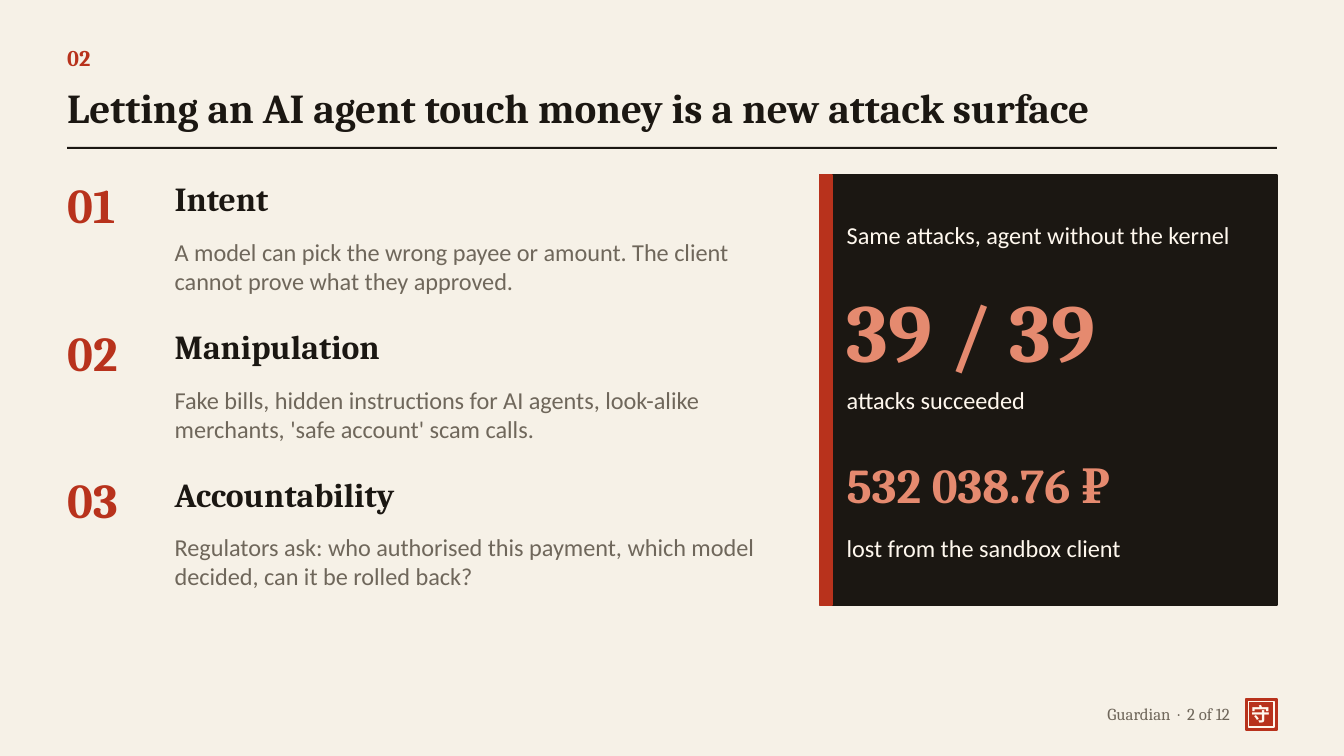
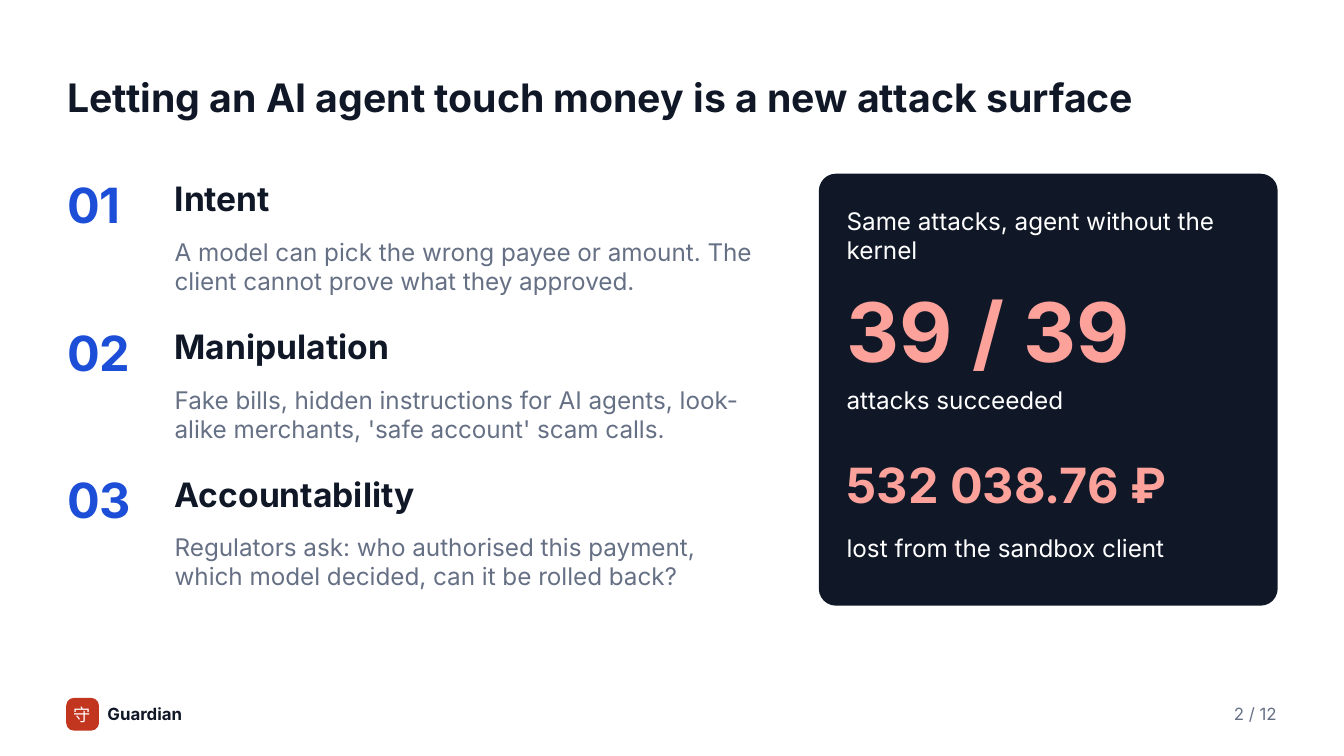
Before and after one commit to yourfavoriteself/ShenzhenFinTechathonTopicA, a slide deck: slide 2 of docs/presentation.pptx. Drawn at 1344x756 pixels with LibreOffice and Linux fonts; fonts in the diff are those of the drawing. Boxes give left, top, right and bottom in pixels: in the first picture for what was removed or moved away, otherwise in the second. Text is boxed around its words. In the diff, an @@ line names an element or a change of style, - is before the commit and + after.

Commit message:
Match the deck, PDFs and README badges to the new style

```diff
--- a/docs/presentation.pptx
+++ b/docs/presentation.pptx
@@ background #F6F1E7 to #FFFFFF @@
@@ text "Letting an AI agent touch ...": place and size @@
-text "Letting an AI agent touch ..." at <box>67,94,1089,132</box>
+text "Letting an AI agent touch ..." at <box>67,82,1133,120</box>
@@ text "Letting an AI agent touch ..." at <box>67,82,1133,120</box>: size 22 to 21 pt, font Cambria to Inter, text colour #1B1712 to #101828 @@
@@ text removed at <box>67,51,90,66</box> @@
-02
@@ line removed from (67, 148) to (1277, 148) @@
@@ rectangle removed at <box>820,175,1277,605</box> @@
@@ rectangle removed at <box>820,175,832,605</box> @@
@@ rounded rectangle added at <box>820,175,1277,605</box>, fill #101828, outline #101828 1 pt @@
@@ text "39 / 39" at <box>847,301,1130,363</box>: font Cambria to Inter, text colour #E58A6F to #FDA29B @@
@@ text "532 038.76 ₽" at <box>847,467,1119,504</box>: font Cambria to Inter, text colour #E58A6F to #FDA29B @@
@@ font Cambria to Inter, text colour #B8321C to #1D4ED8 in 3 elements at <box>67,187,121,224</box>, <box>67,335,130,372</box>, <box>67,482,131,519</box> @@
@@ font Cambria to Inter, text colour #1B1712 to #101828 in 3 elements at <box>175,186,270,212</box>, <box>175,333,389,366</box>, <box>175,481,415,514</box> @@
@@ font Calibri to Inter, text colour #6F675B to #667085 in 3 elements at <box>175,243,752,295</box>, <box>175,390,738,442</box>, <box>175,538,694,589</box> @@
@@ font Calibri to Inter, text colour #FFF8EE to #FFFFFF in 3 elements at <box>847,212,1214,260</box>, <box>847,391,1063,410</box>, <box>847,538,1164,558</box> @@
@@ text "守": place and size @@
-text "守" at <box>1252,705,1271,727</box>
+text "守" at <box>74,706,91,723</box>
@@ text "守" at <box>74,706,91,723</box>: size 10.1 to 9.2 pt, text colour #FFF8EE to #FFFFFF, bold off @@
@@ rounded rectangle added at <box>67,699,98,730</box>, fill #C2361F, outline #C2361F 1 pt @@
@@ text added at <box>107,707,182,720</box>, 9 pt, text #101828, bold @@
+Guardian
@@ text at <box>1234,707,1277,720</box>: text changed; font Cambria to Inter; text colour #6F675B to #667085 @@
-Guardian · 2 of 12
+2 / 12
@@ rectangle removed at <box>1246,699,1277,730</box> @@
@@ rectangle removed at <box>1249,702,1274,727</box> @@
```
Also in this commit, not shown: 10 other slides changed, 1 slide added, 1 slide removed, 7 other files.
